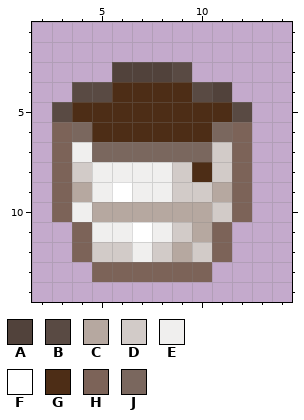
One commit to this pixel-art sprite: src/main/resources/assets/telsdrinks/stationapi/textures/item/hot_chocolate.png. Above: the version before the commit.
The file is 16x16 pixels. Colours within 5 levels of each other are drawn and written as one. Shown: x 2..14, y 1..14.
Palette (. is transparent): A #51423b  B #594a43  C #b6a8a0  D #d2cbc8  E #f0efee  F #ffffff  G #4d2d16  H #7c6358  J #7a675e
Now the later version:
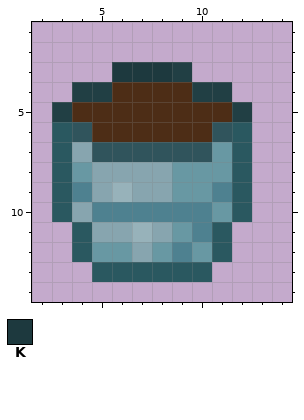
Colours new in this view: K #1d393e
From old to new:
@@ palette @@
-B #594a43
+B #213f44
-C #b6a8a0
+C #4e8190
-D #d2cbc8
+D #6898a3
-E #f0efee
+E #87a5af
-F #ffffff
+F #97b2ba
-H #7c6358
+H #2a5860
-J #7a675e
+J #30545c
@@ x 2..14 @@
  2 .............
- 3 ....AAAB.....
- 4 ..BBGGGGBA...
+ 3 ....KKKB.....
+ 4 ..BBGGGGBB...
  5 .BGGGGGGGGB..
@@ x 8..12 @@
  7 JJJDH
- 8 EDGDH
+ 8 EDDDH
  9 EDDCH
Where, in picture pixels (left, top, right, bottom), the same in both pictures:
changed: (52, 62, 252, 282)
